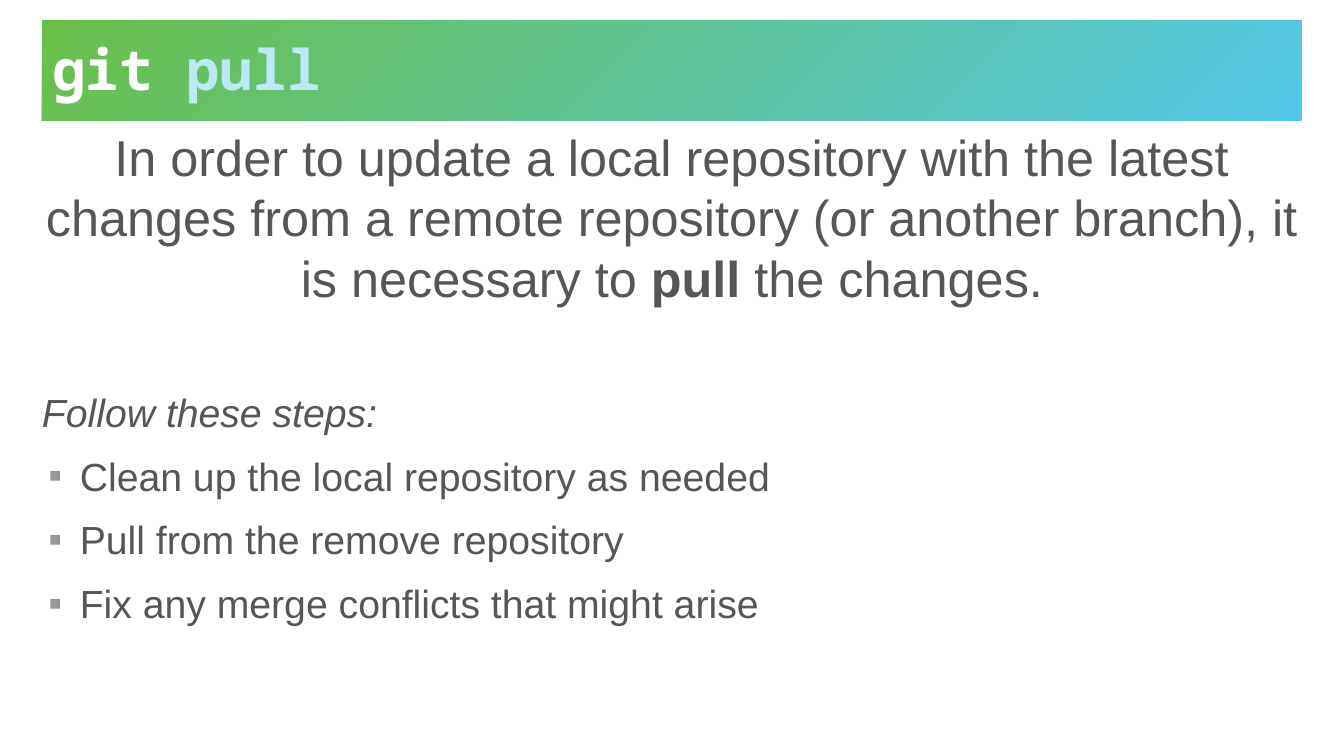
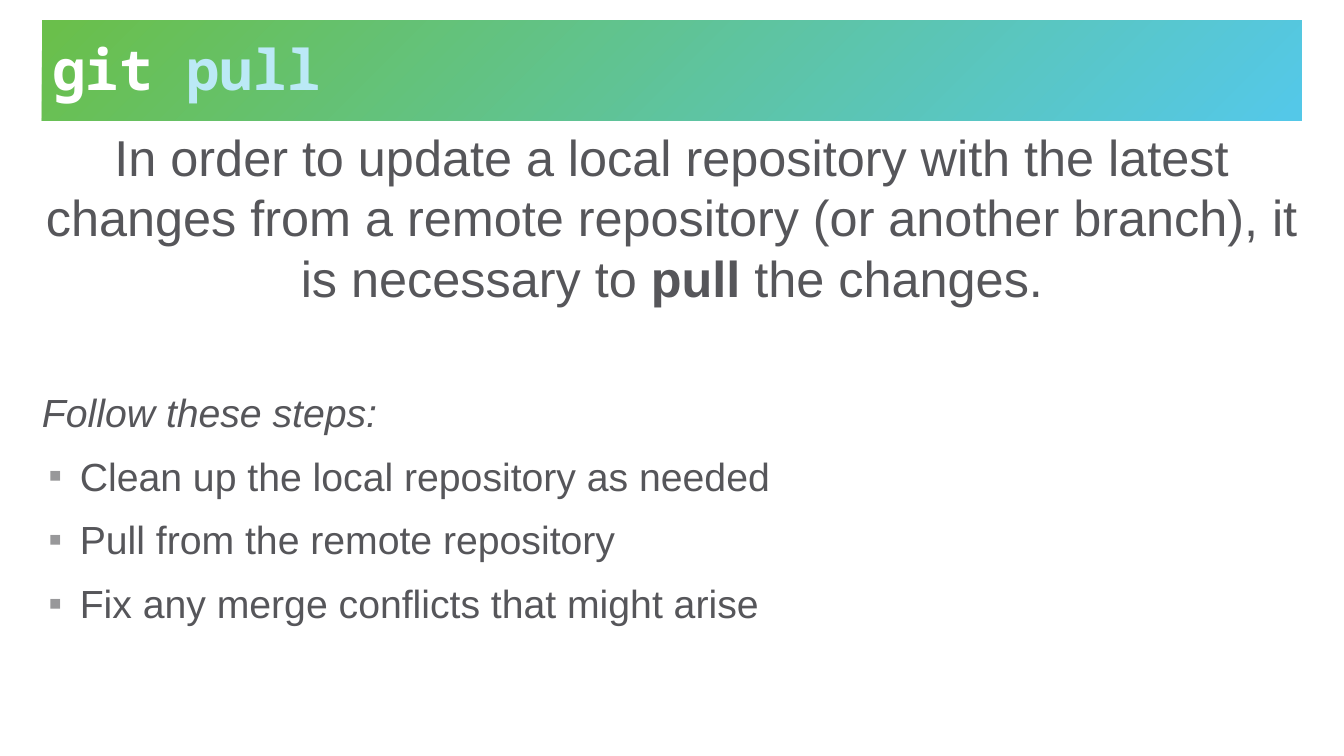
Before and after one commit to hylandtechoutreach/hackathon, a slide deck: slide 11 of IntroToGit/Presentation.pptx. Drawn at 1344x756 pixels with LibreOffice and Linux fonts; fonts in the diff are those of the drawing. Boxes give left, top, right and bottom in pixels: in the first picture for what was removed or moved away, otherwise in the second. Text is boxed around its words. In the diff, an @@ line names an element or a change of style, - is before the commit and + after.

```diff
--- a/IntroToGit/Presentation.pptx
+++ b/IntroToGit/Presentation.pptx
@@ text at [80, 525, 615, 562]: text changed @@
-▪ Pull from the remove repository
+▪ Pull from the remote repository
```
Also in this commit, not shown: 1 other file.
